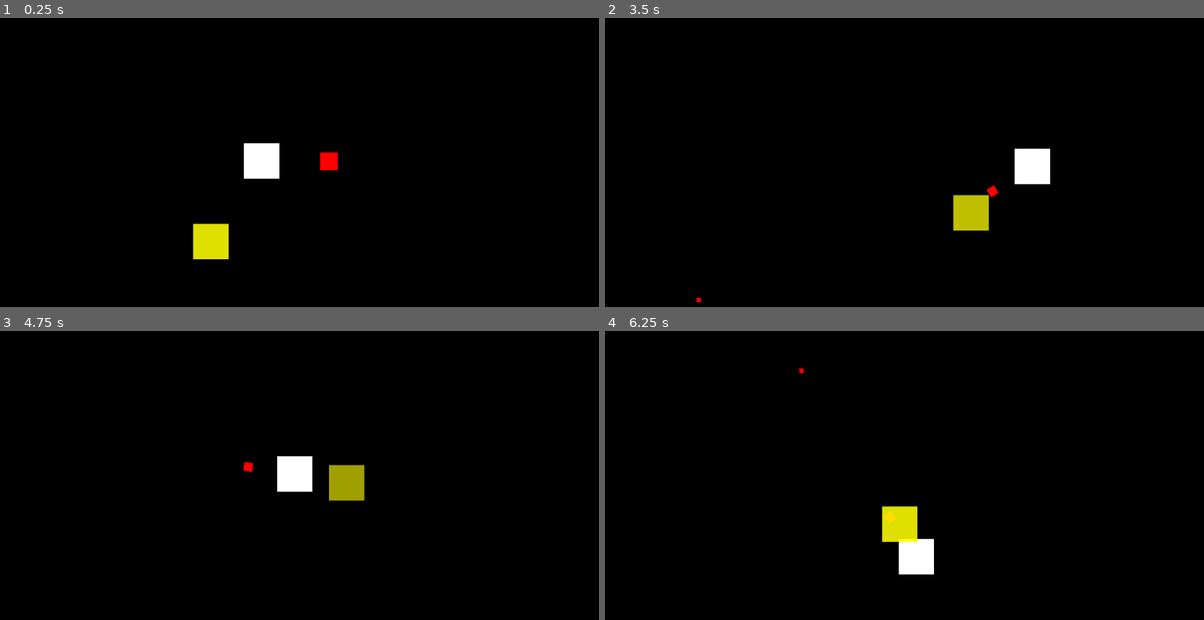
Above: before the commit, frames 1-4 (two rows, left to right).
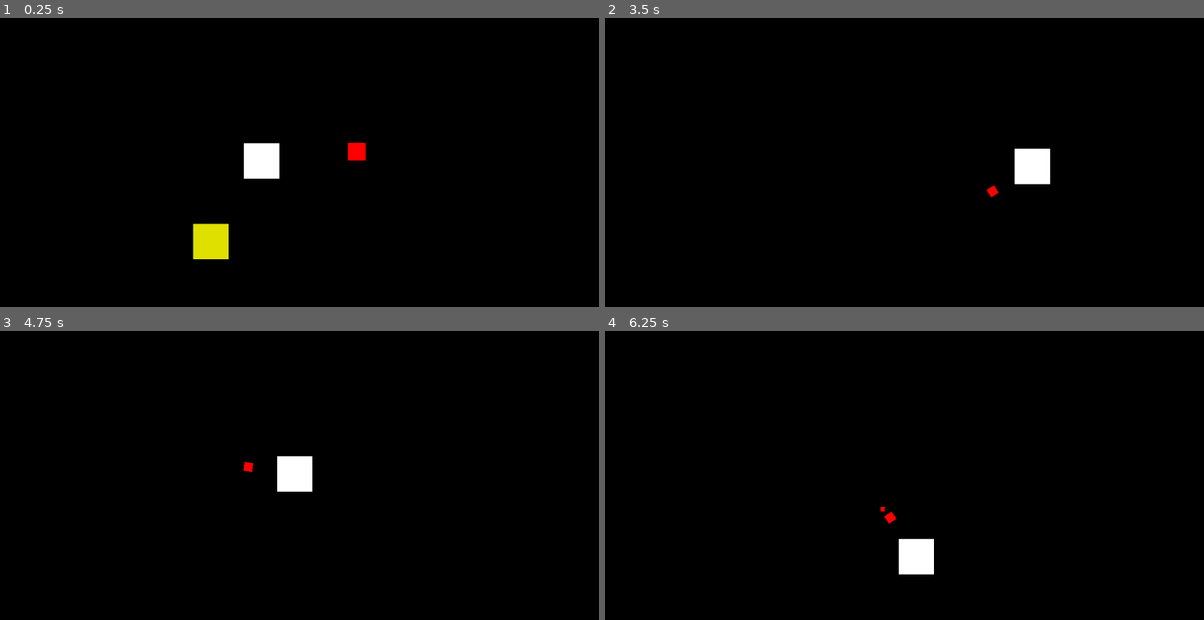
Above: after the commit, the same moments.

Repository: iguessfive/patch-notes-v1.0
Game: Godot game, scene res://main.tscn
The game is run twice, just before and just after one commit, with the same random seed, the same clock (stepped at 60 frames per second) and the same inputs.
Inputs (mouse positions are in pixels of both pictures, inside the frame that each line leads up to):
- Up to frame 1 (0.25 s): no input
- Up to frame 2 (3.5 s): move the mouse to (1054, 171) at 0.52 s; hold D 0.53-1.28 s; move the mouse to (790, 205) at 1.27 s; hold S 1.28-2.03 s; move the mouse to (976, 110) at 2.02 s; hold D 2.03-2.78 s; move the mouse to (880, 260) at 2.77 s; hold W from 2.78 s (still down)
- Up to frame 3 (4.75 s): move the mouse to (503, 553) at 3.52 s; release W at 3.53 s; hold A from 3.53 s (still down); move the mouse to (119, 446) at 4.27 s
- Up to frame 4 (6.25 s): move the mouse to (946, 501) at 5.02 s; release A at 5.03 s; hold S 5.03-5.78 s; move the mouse to (820, 411) at 5.77 s; hold D from 5.78 s (still down)

The runs differ from the first frame. In frame 1, 0.4% of the frame differs, in the area x 53-62%, y 42-53%; in frame 2, 0.8%; in frame 3, 0.7%; in frame 4, 0.8%, in the area x 32-53%, y 12-74%.

Commit message:
config damage system, weapon & mob resource

Diff:
--- a/main.tscn
+++ b/main.tscn
@@ -2,8 +2,7 @@
 
 [ext_resource type="Script" uid="uid://cj0ulsldv2dco" path="res://scripts/player.gd" id="1_0xm2m"]
 [ext_resource type="Texture2D" uid="uid://cu2ab7bp1uxvh" path="res://assets/white_1x1.png" id="1_ig7tw"]
-[ext_resource type="Script" path="res://scripts/item_manager.gd" id="3_1bvp3"]
-[ext_resource type="Script" uid="uid://clckohu8uowgi" path="res://scripts/hit_box_2d.gd" id="4_5vw27"]
+[ext_resource type="Script" uid="uid://mlpawikwxc4e" path="res://scripts/item_manager.gd" id="3_1bvp3"]
 [ext_resource type="PackedScene" uid="uid://brekvrl65k65t" path="res://scenes/pickup.tscn" id="5_7mycd"]
 [ext_resource type="Script" uid="uid://bqni57kmj7n82" path="res://scripts/weapon.gd" id="5_272bh"]
 [ext_resource type="Script" uid="uid://fvwvnsrsqowf" path="res://scripts/mob.gd" id="6_7mycd"]
@@ -11,6 +10,9 @@
 
 [sub_resource type="CircleShape2D" id="CircleShape2D_lquwl"]
 radius = 32.0156
+
+[sub_resource type="RectangleShape2D" id="RectangleShape2D_5vw27"]
+size = Vector2(62, 62)
 
 [node name="Main" type="Node2D"]
 
@@ -42,18 +44,10 @@
 [node name="ItemContainer" type="Node2D" parent="Player/ItemManager"]
 position = Vector2(4, 0)
 
-[node name="HitBox2D" type="Area2D" parent="Player"]
-collision_mask = 2
-script = ExtResource("4_5vw27")
-metadata/_custom_type_script = "uid://clckohu8uowgi"
-
-[node name="Pickup" parent="." instance=ExtResource("5_7mycd")]
-position = Vector2(610, 276)
-item = ExtResource("5_272bh")
-
-[node name="Mob" type="CharacterBody2D" parent="."]
+[node name="Mob" type="CharacterBody2D" parent="." node_paths=PackedStringArray("hurt_box")]
 position = Vector2(383, 442)
 script = ExtResource("6_7mycd")
+hurt_box = NodePath("HurtBox2D")
 
 [node name="Sprite2D" type="Sprite2D" parent="Mob"]
 modulate = Color(1, 1, 0, 1)
@@ -68,4 +62,9 @@
 target = 1
 metadata/_custom_type_script = "uid://dusbfshhlreyh"
 
-[connection signal="area_entered" from="Player/ItemManager" to="Player/ItemManager" method="_on_area_entered"]
+[node name="CollisionShape2D" type="CollisionShape2D" parent="Mob/HurtBox2D"]
+shape = SubResource("RectangleShape2D_5vw27")
+
+[node name="Pickup" parent="." instance=ExtResource("5_7mycd")]
+position = Vector2(660, 258)
+item = ExtResource("5_272bh")
--- a/namespaces/type.gd
+++ b/namespaces/type.gd
@@ -2,9 +2,8 @@
 
 # .gd
 const PickUp = preload("res://scripts/pickup.gd")
-
 const Weapon = preload("res://scripts/weapon.gd")
-const WeaponResource = preload("res://scripts/weapon_resource.gd")
 const Bullet = preload("res://scripts/bullet.gd")
 
-# .tscn
+const WeaponResource = preload("res://scripts/weapon_resource.gd")
+const MobResource = preload("res://scripts/mob_resource.gd")
--- a/scenes/bullet.tscn
+++ b/scenes/bullet.tscn
@@ -1,17 +1,24 @@
-[gd_scene load_steps=4 format=3 uid="uid://bun0a3cvb3ajn"]
+[gd_scene load_steps=5 format=3 uid="uid://bun0a3cvb3ajn"]
 
 [ext_resource type="Texture2D" uid="uid://cu2ab7bp1uxvh" path="res://assets/white_1x1.png" id="1_mkf8s"]
 [ext_resource type="Script" uid="uid://dl6iyogkjcd31" path="res://scripts/bullet.gd" id="1_y25gk"]
+[ext_resource type="Script" uid="uid://clckohu8uowgi" path="res://scripts/hit_box_2d.gd" id="3_l5glv"]
 
-[sub_resource type="CircleShape2D" id="CircleShape2D_mkf8s"]
-radius = 4.0
+[sub_resource type="RectangleShape2D" id="RectangleShape2D_l5glv"]
+size = Vector2(8, 8)
 
-[node name="Bullet" type="Area2D"]
+[node name="Bullet" type="CharacterBody2D"]
 script = ExtResource("1_y25gk")
 
 [node name="Sprite2D" type="Sprite2D" parent="."]
 scale = Vector2(8, 8)
 texture = ExtResource("1_mkf8s")
 
-[node name="CollisionShape2D" type="CollisionShape2D" parent="."]
-shape = SubResource("CircleShape2D_mkf8s")
+[node name="HitBox2D" type="Area2D" parent="."]
+unique_name_in_owner = true
+collision_mask = 2
+script = ExtResource("3_l5glv")
+metadata/_custom_type_script = "uid://clckohu8uowgi"
+
+[node name="CollisionShape2D" type="CollisionShape2D" parent="HitBox2D"]
+shape = SubResource("RectangleShape2D_l5glv")
--- a/scripts/bullet.gd
+++ b/scripts/bullet.gd
@@ -1,19 +1,22 @@
-@tool
-extends HitBox2D
+extends CharacterBody2D
 
-var speed: float = 600.0
+var speed: float = 0.0
 var direction := Vector2.RIGHT
-var distance_max: float = 1000.0
+var distance_max: float = 0.0
+var damage: int = 0: set = set_damage
 
 var distance_traveled: float = 0.0
+
+@onready var hit_box = %HitBox2D
 
 @onready var sprite = get_node("Sprite2D")
 
 func _ready() -> void:
-	hit.connect(_on_hit)
+	hit_box.hit.connect(_on_hit)
 
 func _physics_process(delta: float) -> void:
-	position += speed * direction * delta
+	velocity = speed * direction
+	move_and_slide()
 
 	distance_traveled += speed * delta
 	if distance_traveled > distance_max:
@@ -25,5 +28,8 @@
 @warning_ignore("unused_parameter")
 func _on_hit(area: HurtBox2D) -> void:
 	# Bullet VFX & SFX
+	destroy()
 
-	destroy()
+func set_damage(value: int) -> void:
+	damage = value
+	hit_box.effect_value = damage
--- a/scripts/hit_box_2d.gd
+++ b/scripts/hit_box_2d.gd
@@ -7,12 +7,15 @@
 const BIT_PLAYER := 1 << 0
 const BIT_MOB := 1 << 1
 
-@export var effect_value: int = 0
+@export var effect_value: int
 
 @export_flags("player", "mob") var source: int = BIT_PLAYER: set = set_source
 @export_flags("player", "mob") var target: int = BIT_MOB: set = set_target
 
 func _init() -> void:
+	set_source(source)
+	set_target(target)
+
 	area_entered.connect(func(area: Area2D) -> void:
 		if area is HurtBox2D:
 			hit.emit(area)
--- a/scripts/hurt_box_2d.gd
+++ b/scripts/hurt_box_2d.gd
@@ -11,6 +11,8 @@
 @export_flags("player", "mob") var target: int = BIT_MOB: set = set_target
 
 func _init() -> void:
+	set_source(source)
+	set_target(target)
 	area_entered.connect(func(area: Area2D) -> void:
 		if area is HitBox2D:
 			hurt.emit(area)
--- a/scripts/item_manager.gd
+++ b/scripts/item_manager.gd
@@ -1,8 +1,11 @@
-extends Node2D
+extends Area2D
 
 const MAX_SLOTS = 10
 
 @onready var item_container: Node2D = get_node("ItemContainer")
+
+func _ready() -> void:
+	area_entered.connect(_on_area_entered)
 
 @warning_ignore("unused_parameter")
 func _process(delta) -> void:
@@ -10,16 +13,15 @@
 	var direction = global_position.direction_to(mouse_pos)
 	rotation = direction.angle()
 
-func _on_area_entered(area:Area2D) -> void:
+func _on_area_entered(body: Node) -> void:
 	if item_container.get_child_count() >= MAX_SLOTS: # free slots?
 		print_rich("[color=purple]no free slots[/color]")
 		return
 
-	if area.is_in_group("items"):
-		var item_obj = area.get_item_obj()
+	if body.is_in_group("items"):
+		var item_obj = body.get_item_obj()
 		item_container.add_child(item_obj)
 		item_obj.holder = get_parent()
-
 
 		var radius: float = randi_range(50, 100)
 		for idx in item_container.get_child_count():
--- a/scripts/mob.gd
+++ b/scripts/mob.gd
@@ -4,6 +4,9 @@
 	IDLE,
 	CHASE,
 }
+
+@export var hurt_box: HurtBox2D
+@export var mob_resource = Type.MobResource.new()
 
 var state_machine = CallableStateMachine.new()
 var state_flag = BoolFlag.new()
@@ -13,6 +16,7 @@
 	state_machine.add_state(State.CHASE, _on_chase_enter, _on_chase_update, Callable())
 
 	state_machine.set_initial_state(State.CHASE)
+	hurt_box.hurt.connect(on_hurt)
 
 @warning_ignore("unused_parameter")
 func _process(delta: float) -> void:
@@ -34,3 +38,14 @@
 	tween.tween_property($Sprite2D, "modulate:a", 1, 1)
 	tween.set_ease(Tween.EASE_OUT)
 	tween.set_loops()
+
+
+func on_hurt(hit_box: HitBox2D) -> void:
+	mob_resource.health -= hit_box.effect_value
+	print_rich("[color=cyan]Mob Health: %d[/color]" % mob_resource.health)
+	if mob_resource.health <= 0:
+		destroy()
+
+func destroy() -> void:
+	# Death VFX & SFX
+	queue_free()
--- /dev/null
+++ b/scripts/mob_resource.gd
@@ -0,0 +1,3 @@
+extends Resource
+
+@export var health: int = 1
--- a/scripts/pickup.gd
+++ b/scripts/pickup.gd
@@ -1,8 +1,8 @@
 extends Area2D
 
-@export var item: Script
+@export var item: Script # defined behaviour of item
 
-var item_obj
+var item_obj: Node
 
 func _init() -> void:
 	add_to_group("items")
@@ -10,12 +10,11 @@
 func _ready() -> void:
 	item_obj = item.new()
 
-	visible = true
 	var sprite: Sprite2D = get_node("Sprite2D")
-	sprite.modulate = item_obj.data.color # placeholder instead of texture
+	sprite.modulate = item_obj.resource.color # placeholder for texture
 
 func get_item_obj() -> Node2D:
-	destroy() # availible to send obj?
+	destroy()
 	return item_obj
 
 func destroy() -> void:
--- a/scripts/weapon.gd
+++ b/scripts/weapon.gd
@@ -1,6 +1,6 @@
 extends Node2D
 
-@export var data := Type.WeaponResource.new() # attach data to weapon then to pickup?
+@export var resource := Type.WeaponResource.new() # attach data to weapon then to pickup?
 
 var holder: CharacterBody2D
 var sprite := Sprite2D.new()
@@ -10,18 +10,24 @@
 	add_child(sprite)
 	sprite.scale = Vector2(16, 16)
 	sprite.texture = Asset.Visual.white_1x1
-	sprite.modulate = data.color
+	sprite.modulate = resource.color
 
 @warning_ignore("unused_parameter")
 func _physics_process(delta: float) -> void:
 	if can_fire:
-		var bullet : Type.Bullet = data.bullet.instantiate()
+		var bullet: Type.Bullet = resource.bullet.instantiate()
 		get_tree().current_scene.add_child(bullet)
+
 		var direction = holder.global_position.direction_to(global_position)
+
+		bullet.speed = resource.bullet_speed
 		bullet.direction = direction
-		bullet.speed = data.bullet_speed
+		bullet.damage = resource.damage
+		bullet.distance_max = resource.attack_range
+
 		bullet.global_position = global_position
-		bullet.sprite.modulate = data.color
+		bullet.sprite.modulate = resource.color
+
 		can_fire = false
-		var fire_rate_timer = get_tree().create_timer(data.fire_rate)
+		var fire_rate_timer = get_tree().create_timer(resource.fire_rate)
 		fire_rate_timer.timeout.connect(func(): can_fire = true)
--- a/scripts/weapon_resource.gd
+++ b/scripts/weapon_resource.gd
@@ -2,9 +2,10 @@
 
 @export var bullet_speed: float = 1000.0 # pixels per second
 @export var fire_rate: float = 1.0 # bullet per second
+@export var damage: int = 1
+@export var attack_range: float = 1000.0 # pixels
 
 # @export var reload_time: float
-# @export var damage: float
 # @export var spread: float
 # @export var recoil: float
 # @export var knockback: float
Not shown, added: scripts/mob_resource.gd.uid
Not shown, added: scripts/.DS_Store
